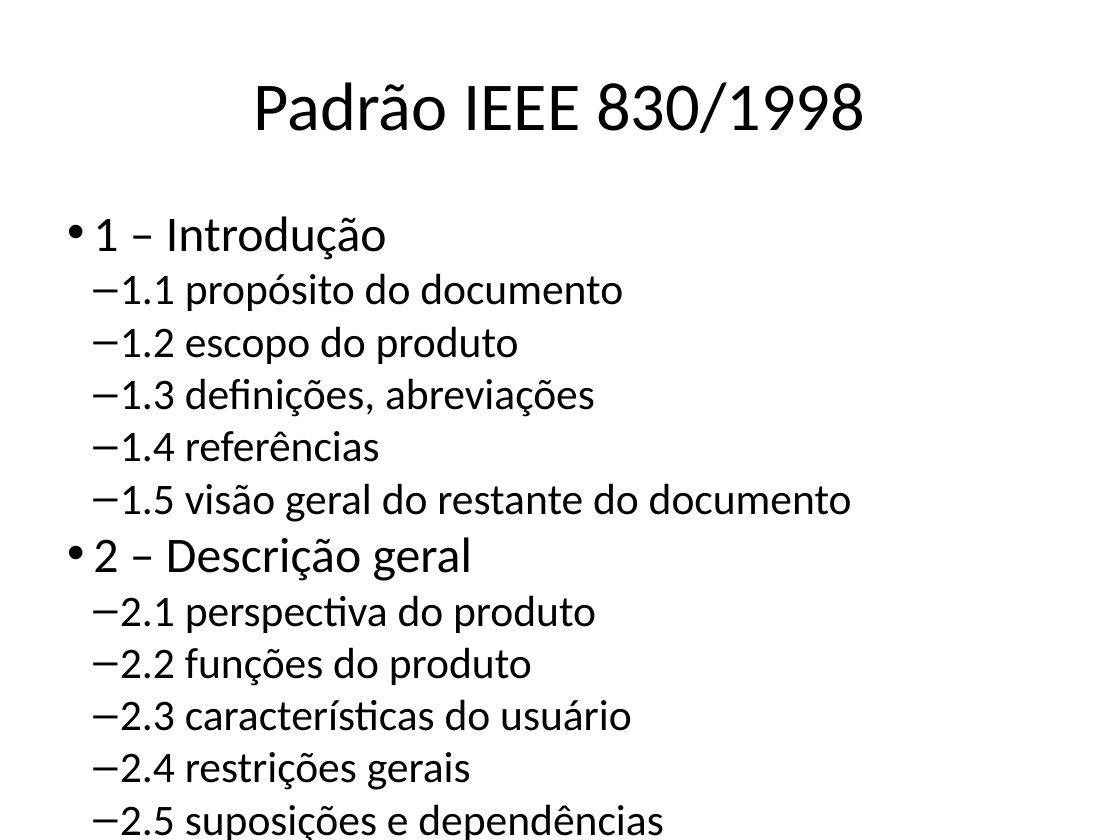
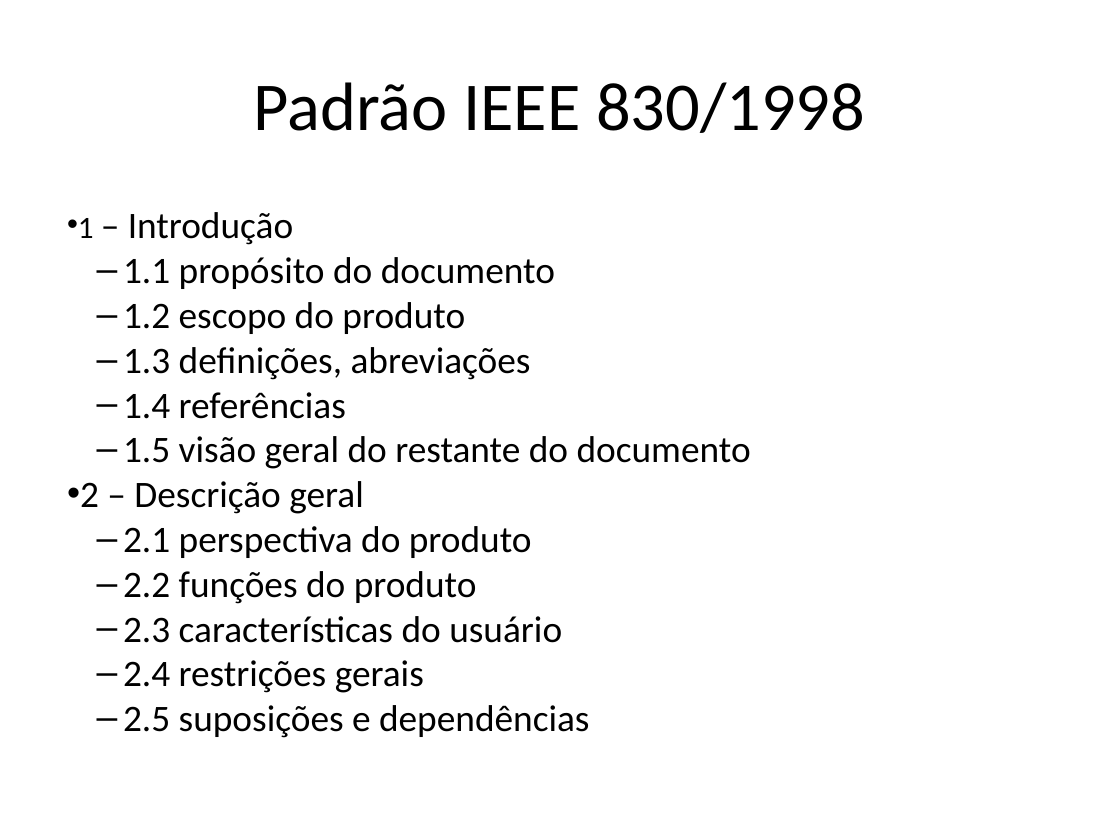
Before and after one commit to eduardocunha11/firstblog, a slide deck: slide 17 of aulas/gsi526/Aula 2 - Requisitos de SW - old.pptx. Drawn at 1120x840 pixels with LibreOffice and Linux fonts; fonts in the diff are those of the drawing. Boxes give left, top, right and bottom in pixels: in the first picture for what was removed or moved away, otherwise in the second. Text is boxed around its words. In the diff, an @@ line names an element or a change of style, - is before the commit and + after.

```diff
--- a/aulas/gsi526/Aula 2 - Requisitos de SW - old.pptx
+++ b/aulas/gsi526/Aula 2 - Requisitos de SW - old.pptx
@@ text "1 – Introdução" at [78,212,751,738]: size 32 to 20 pt in "1"; size 32 to 24 pt in "– Introdução", "2 – Descrição geral"; size 28 to 24 pt in "1.1 propósito do documento", "1.2 escopo do produto", "1.3 definições, abreviações", "1.4 referências" and 6 more places; indent changed @@
```
Also in this commit, not shown: 13 other slides changed, 5 other files.
